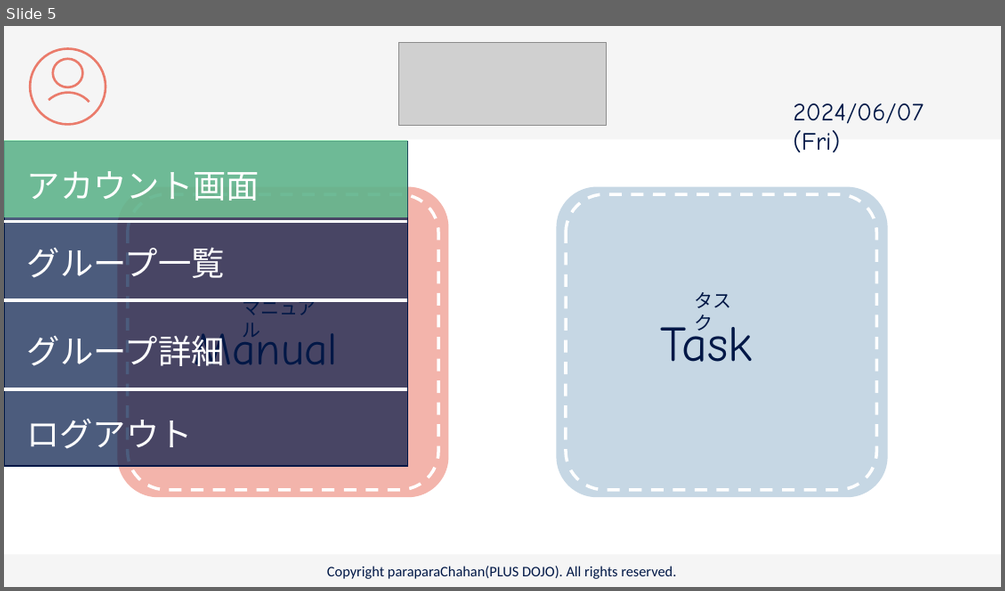
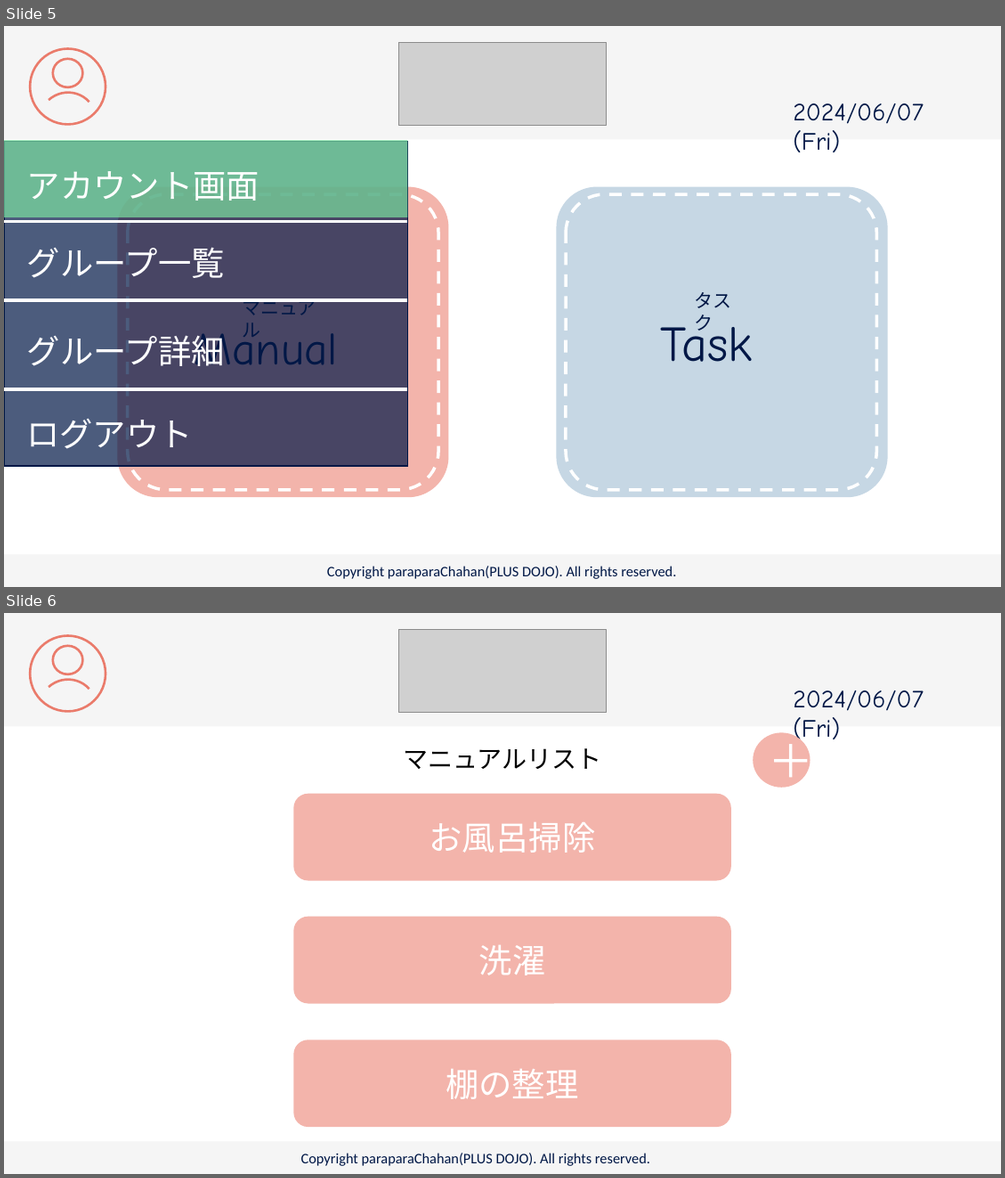
Before and after one commit to plusdojo2024/C2, a slide deck: doc/13_外部設計/famiLink 画面デザイン.pptx. Shown one above the other, each under a label of ours: slide 5 before the commit, slides 5 and 6 after it. The pictures are 1005x591 and 1005x1178 pixels, drawn with LibreOffice and Linux fonts; fonts in the diff are those of the drawing; grey boxes stand for pictures. Boxes give left, top, right and bottom in pixels: in the first picture for what was removed or moved away, otherwise in the second. Text is boxed around its words. In the diff, an @@ line names an element or a change of style, - is before the commit and + after.

```diff
--- a/doc/13_外部設計/famiLink 画面デザイン.pptx
+++ b/doc/13_外部設計/famiLink 画面デザイン.pptx
@@ slide 6 added at [4, 613, 1001, 1174], background #FFFFFF @@
@@ rectangle added at [4, 613, 1001, 727], fill #F5F5F5 @@
@@ ellipse added at [30, 635, 105, 711], outline #EA7B6B 2.25 pt @@
@@ picture added at [399, 629, 607, 713] @@
@@ ellipse added at [53, 646, 82, 674], outline #EA7B6B 2.25 pt @@
@@ arc (boxed as its full ellipse) added at [27, 667, 108, 748], outline #EA7B6B 2.25 pt @@
@@ text added at [793, 690, 923, 746], 24 pt, text #001746 @@
+2024/06/07 (Fri)
@@ ellipse added at [752, 732, 810, 787], fill #F3B4AB, 44 pt, text #FFFFFF @@
+＋
@@ text added at [403, 748, 601, 769], 24 pt, text #000000 @@
+マニュアルリスト
@@ rounded rectangle added at [293, 793, 731, 880], fill #F3B4AB, 32 pt, text #FFFFFF @@
+お風呂掃除
@@ rounded rectangle added at [293, 916, 731, 1004], fill #F3B4AB, 32 pt, text #FFFFFF @@
+洗濯
@@ rounded rectangle added at [293, 1040, 731, 1127], fill #F3B4AB, 32 pt, text #FFFFFF @@
+棚の整理
@@ rectangle added at [4, 1141, 1001, 1174], fill #F5F5F5 @@
@@ text added at [301, 1152, 650, 1166], 14 pt, text #001746 @@
+Copyright paraparaChahan(PLUS DOJO). All rights reserved.
```
